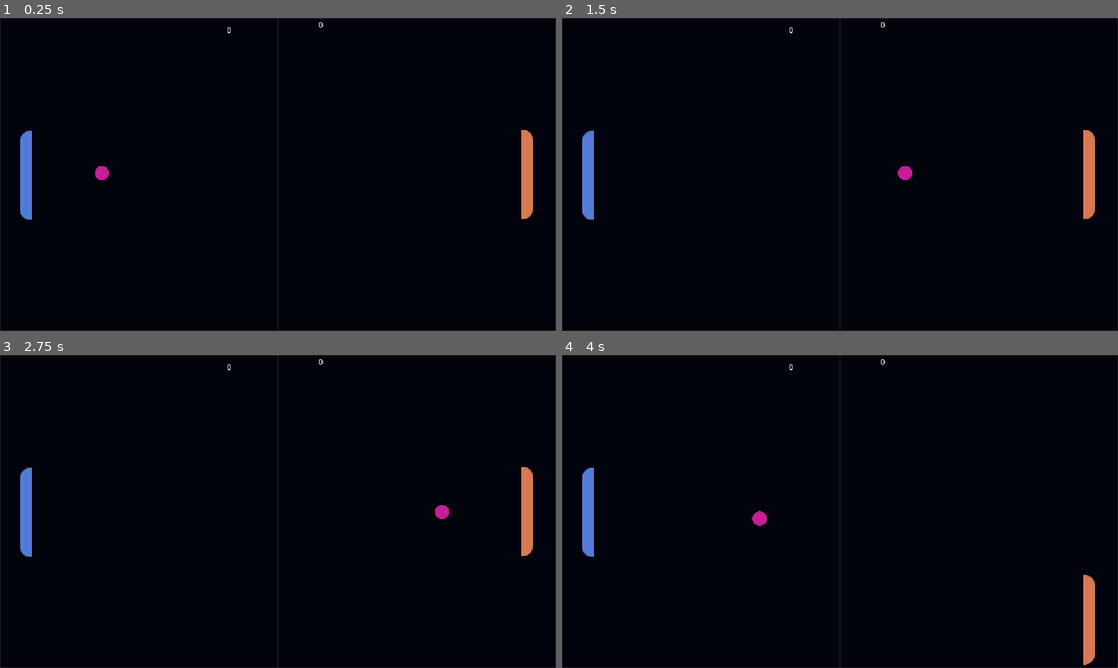
Above: before the commit, frames 1-4 (two rows, left to right).
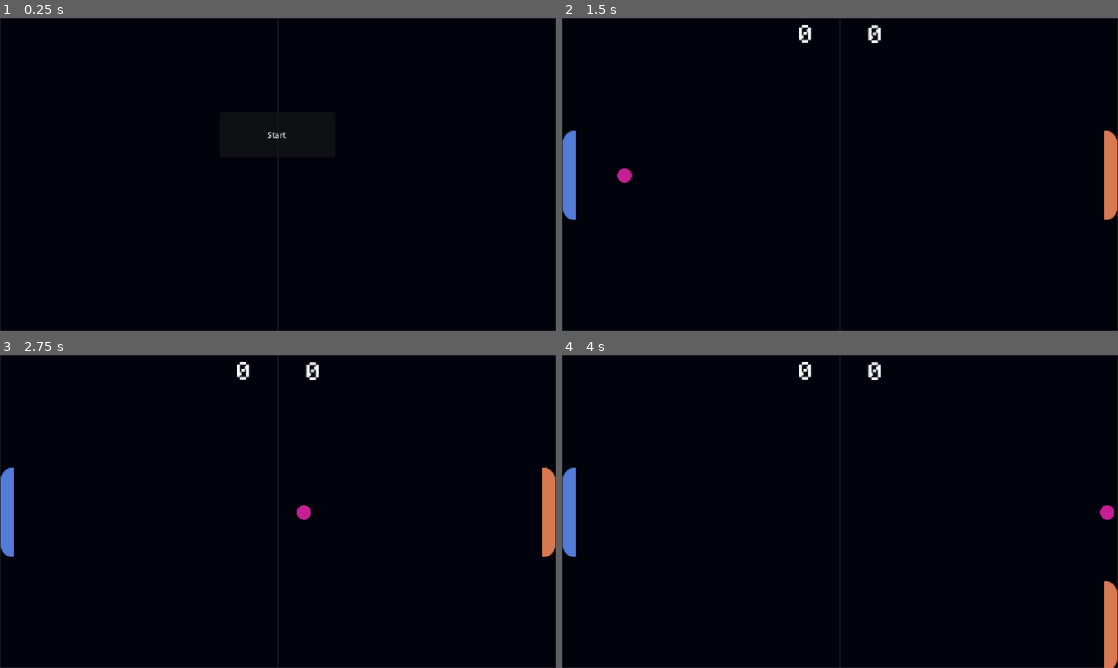
Above: after the commit, the same moments.

Repository: SanaDeghat/Pong
Game: Godot game, scene res://starter_menu.tscn
The game is run twice, just before and just after one commit, with the same random seed, the same clock (stepped at 60 frames per second) and the same inputs. Before the commit the project starts from res://main_page.tscn.
Inputs (mouse positions are in pixels of both pictures, inside the frame that each line leads up to):
- Up to frame 1 (0.25 s): no input
- Up to frame 2 (1.5 s): click (840, 133) at 0.5 s, where only the run after the commit has a clickable "Start"; click (901, 133) at 1.25 s, where only the run after the commit has a clickable "2 player"
- Up to frame 3 (2.75 s): tap Enter at 2 s; move the mouse to (400, 495) at 2.02 s; hold Right from 2.03 s (still down); tap S (p2_down) at 2.1 s; click (400, 495) at 2.17 s; tap W (p2_up) at 2.3 s
- Up to frame 4 (4 s): move the mouse to (728, 527) at 2.77 s; release Right at 2.78 s; hold Down (ui_down) 2.78-3.53 s; tap W (p2_up) at 2.85, 3.8 s; tap S (p2_down) at 3.05, 3.6 s; move the mouse to (895, 442) at 3.52 s; hold Right from 3.53 s (still down)

The runs differ from the first frame. In frame 1, 1.3% of the frame differs, in the area x 3-96%, y 1-65%; in frame 2, 2.9%, in the area x 0-100%, y 1-65%; in frame 3, 2.9%; in frame 4, 2.9%.

Commit message:
added option for 1 player
Ai sti;ll needs work tho:D Like lots rn its too perfect

Diff:
--- a/pong/ball.gd
+++ b/pong/ball.gd
@@ -15,11 +15,12 @@
 
 func reset( location :int) :
 	if (location<0):
-		position.x= 0
 		dirx = 1
 	else:
-		position.x= 900
 		dirx = -1
+	position.x=450
+	position.y=0
+	velocity.y=0
 	score.emit(location)
 func _on_area_2d_body_entered(body: Node2D) -> void:
 	dirx*=-1
--- a/pong/character_body_2d_2.gd
+++ b/pong/character_body_2d_2.gd
@@ -1,5 +1,6 @@
 extends CharacterBody2D
 
+@onready var ball: CharacterBody2D = $"../Ball"
 
 const SPEED = 700.0
 
@@ -7,11 +8,14 @@
 func _physics_process(delta: float) -> void:
 		# Get the input direction and handle the movement/deceleration.
 	# As good practice, you should replace UI actions with custom gameplay actions.
-	var direction := Input.get_axis("p2_up", "p2_down")
-	if direction:
-		velocity.y = direction * SPEED
+	if Global.playerNum==2:
+		var direction := Input.get_axis("p2_up", "p2_down")
+		if direction:
+			velocity.y = direction * SPEED
+		else:
+			velocity.y = move_toward(velocity.y, 0, SPEED)
 	else:
-		velocity.y = move_toward(velocity.y, 0, SPEED)
+		position.y=ball.position.y
 
 	move_and_slide()
 	position.y = clamp(position.y, -230, 235)
--- /dev/null
+++ b/pong/global.gd
@@ -0,0 +1,11 @@
+extends Node
+var playerNum=1;
+
+# Called when the node enters the scene tree for the first time.
+func _ready() -> void:
+	pass # Replace with function body.
+
+
+# Called every frame. 'delta' is the elapsed time since the previous frame.
+func _process(delta: float) -> void:
+	pass
--- a/pong/main_page.tscn
+++ b/pong/main_page.tscn
@@ -9,13 +9,14 @@
 [ext_resource type="Script" uid="uid://c5ktme8hejuti" path="res://ball.gd" id="6_btl6j"]
 [ext_resource type="Texture2D" uid="uid://yvr31h8u2yoa" path="res://assets/Ball.png" id="6_pbtym"]
 [ext_resource type="Script" uid="uid://cg7lrdcql5mn5" path="res://ScoreBoard.gd" id="9_anrpf"]
+[ext_resource type="FontFile" uid="uid://bwy6rhh6dafv2" path="res://assets/Minecraft.ttf" id="9_vws38"]
 [ext_resource type="Script" uid="uid://cb2s1g5hv38wl" path="res://orange_score.gd" id="10_aihjp"]
+
+[sub_resource type="RectangleShape2D" id="RectangleShape2D_pbtym"]
+size = Vector2(24, 190)
 
 [sub_resource type="RectangleShape2D" id="RectangleShape2D_75dro"]
 size = Vector2(28, 186)
-
-[sub_resource type="RectangleShape2D" id="RectangleShape2D_pbtym"]
-size = Vector2(24, 190)
 
 [sub_resource type="CircleShape2D" id="CircleShape2D_q3b50"]
 radius = 16.03122
@@ -29,58 +30,65 @@
 scale = Vector2(1.4364089, 1.4241759)
 texture = ExtResource("1_75dro")
 
-[node name="CharacterBody2D" type="CharacterBody2D" parent="." unique_id=1375709547]
-position = Vector2(-44, 11)
+[node name="blueBoard" type="CharacterBody2D" parent="." unique_id=1567562501]
+script = ExtResource("3_5mpow")
+
+[node name="Sprite2D" type="Sprite2D" parent="blueBoard" unique_id=1373750807]
+position = Vector2(16, 326.00003)
+scale = Vector2(1.55, 1.55)
+texture = ExtResource("2_q3btt")
+
+[node name="CollisionShape2D" type="CollisionShape2D" parent="blueBoard" unique_id=479523137]
+position = Vector2(15, 328)
+shape = SubResource("RectangleShape2D_pbtym")
+
+[node name="orangeBoard" type="CharacterBody2D" parent="." unique_id=1375709547]
 script = ExtResource("1_j0gr7")
 
-[node name="Sprite2D" type="Sprite2D" parent="CharacterBody2D" unique_id=459063881]
-position = Vector2(1135.9999, 313.00003)
+[node name="Sprite2D" type="Sprite2D" parent="orangeBoard" unique_id=459063881]
+position = Vector2(1136, 326)
 scale = Vector2(1.55, 1.55)
 texture = ExtResource("2_5mpow")
 
-[node name="CollisionShape2D" type="CollisionShape2D" parent="CharacterBody2D" unique_id=2123445351]
-position = Vector2(1135, 315)
+[node name="CollisionShape2D" type="CollisionShape2D" parent="orangeBoard" unique_id=2123445351]
+position = Vector2(1135, 326)
 shape = SubResource("RectangleShape2D_75dro")
-
-[node name="CharacterBody2D2" type="CharacterBody2D" parent="." unique_id=1567562501]
-position = Vector2(33, 0)
-script = ExtResource("3_5mpow")
-
-[node name="Sprite2D" type="Sprite2D" parent="CharacterBody2D2" unique_id=1373750807]
-position = Vector2(21.00003, 326.00003)
-scale = Vector2(1.55, 1.55)
-texture = ExtResource("2_q3btt")
-
-[node name="CollisionShape2D" type="CollisionShape2D" parent="CharacterBody2D2" unique_id=479523137]
-position = Vector2(22, 327)
-shape = SubResource("RectangleShape2D_pbtym")
 
 [node name="Ball" type="CharacterBody2D" parent="." unique_id=193951003]
 script = ExtResource("6_btl6j")
 
 [node name="Sprite2D" type="Sprite2D" parent="Ball" unique_id=47610442]
-position = Vector2(111, 321)
+position = Vector2(63, 326)
 texture = ExtResource("6_pbtym")
 
 [node name="Area2D" type="Area2D" parent="Ball" unique_id=934225098]
 
 [node name="CollisionShape2D" type="CollisionShape2D" parent="Ball/Area2D" unique_id=1571522813]
-position = Vector2(111, 321)
+position = Vector2(63, 326)
 shape = SubResource("CircleShape2D_q3b50")
 
 [node name="blue_score" type="Label" parent="." unique_id=789994006]
-offset_left = 470.0
-offset_top = 13.0
-offset_right = 564.0
-offset_bottom = 99.0
+offset_left = 433.0
+offset_top = 1.0
+offset_right = 577.0
+offset_bottom = 76.0
+theme_override_fonts/font = ExtResource("9_vws38")
+theme_override_font_sizes/font_size = 50
 text = "0"
+horizontal_alignment = 1
+vertical_alignment = 1
 script = ExtResource("9_anrpf")
 
 [node name="orange_score" type="Label" parent="." unique_id=1956572431]
-offset_left = 660.0
+offset_left = 578.0
 offset_top = 2.0
-offset_right = 714.0
-offset_bottom = 40.0
+offset_right = 720.0
+offset_bottom = 77.0
+theme_override_fonts/font = ExtResource("9_vws38")
+theme_override_font_sizes/font_size = 50
+text = "0"
+horizontal_alignment = 1
+vertical_alignment = 1
 script = ExtResource("10_aihjp")
 
 [connection signal="score" from="Ball" to="." method="_ball_score"]
--- /dev/null
+++ b/pong/one_player.gd
@@ -0,0 +1,15 @@
+extends Button
+
+
+# Called when the node enters the scene tree for the first time.
+func _ready() -> void:
+	pass # Replace with function body.
+
+
+# Called every frame. 'delta' is the elapsed time since the previous frame.
+func _process(delta: float) -> void:
+	pass
+
+
+func _on_node_2d_choose_player_amount() -> void:
+	visible=true
--- a/pong/project.godot
+++ b/pong/project.godot
@@ -11,9 +11,13 @@
 [application]
 
 config/name="Pong"
-run/main_scene="res://main_page.tscn"
+run/main_scene="uid://b2cwxuharntt2"
 config/features=PackedStringArray("4.6", "GL Compatibility")
 config/icon="res://icon.svg"
+
+[autoload]
+
+Global="*uid://bea8oa4pngcf5"
 
 [display]
 
--- /dev/null
+++ b/pong/startButton.gd
@@ -0,0 +1,15 @@
+extends Button
+
+
+# Called when the node enters the scene tree for the first time.
+func _ready() -> void:
+	pass # Replace with function body.
+
+
+# Called every frame. 'delta' is the elapsed time since the previous frame.
+func _process(delta: float) -> void:
+	pass
+
+
+func _on_pressed() -> void:
+	visible = false
--- /dev/null
+++ b/pong/starter_menu.gd
@@ -0,0 +1,26 @@
+extends Node2D
+
+signal choosePlayerAmount()
+# Called when the node enters the scene tree for the first time.
+func _ready() -> void:
+	pass # Replace with function body.
+
+
+# Called every frame. 'delta' is the elapsed time since the previous frame.
+func _process(delta: float) -> void:
+	pass
+
+
+func _on_start_pressed() -> void:
+	choosePlayerAmount.emit()
+
+
+
+func _on_one_player_pressed() -> void:
+	Global.playerNum=1;
+	get_tree().change_scene_to_file("res://main_page.tscn")
+
+
+func _on_two_player_pressed() -> void:
+	Global.playerNum=2
+	get_tree().change_scene_to_file("res://main_page.tscn")
--- /dev/null
+++ b/pong/starter_menu.tscn
@@ -0,0 +1,48 @@
+[gd_scene format=3 uid="uid://b2cwxuharntt2"]
+
+[ext_resource type="Script" uid="uid://b02r21b2kr8o5" path="res://starter_menu.gd" id="1_thjnl"]
+[ext_resource type="Texture2D" uid="uid://ccvu66v50xu03" path="res://assets/Board.png" id="2_qbbcb"]
+[ext_resource type="Script" uid="uid://db0y5nh6b27v4" path="res://one_player.gd" id="3_3tlw5"]
+[ext_resource type="Script" uid="uid://bb1t7op7ex5fp" path="res://startButton.gd" id="3_baj63"]
+[ext_resource type="Script" uid="uid://eliecyt1b6ka" path="res://two_player.gd" id="4_baj63"]
+
+[node name="Node2D" type="Node2D" unique_id=114162151]
+script = ExtResource("1_thjnl")
+
+[node name="background" type="Sprite2D" parent="." unique_id=162304887]
+position = Vector2(575.99994, 324.00003)
+scale = Vector2(1.4364088, 1.4241757)
+texture = ExtResource("2_qbbcb")
+
+[node name="startButton" type="Button" parent="." unique_id=1771976872]
+offset_left = 455.0
+offset_top = 195.0
+offset_right = 695.0
+offset_bottom = 288.0
+text = "Start "
+script = ExtResource("3_baj63")
+
+[node name="onePlayer" type="Button" parent="." unique_id=384047345]
+visible = false
+offset_left = 333.0
+offset_top = 192.0
+offset_right = 539.0
+offset_bottom = 288.0
+text = "1 player"
+script = ExtResource("3_3tlw5")
+
+[node name="twoPlayer" type="Button" parent="." unique_id=66213483]
+visible = false
+offset_left = 609.0
+offset_top = 194.0
+offset_right = 799.0
+offset_bottom = 287.0
+text = "2 player"
+script = ExtResource("4_baj63")
+
+[connection signal="choosePlayerAmount" from="." to="onePlayer" method="_on_node_2d_choose_player_amount"]
+[connection signal="choosePlayerAmount" from="." to="twoPlayer" method="_on_node_2d_choose_player_amount"]
+[connection signal="pressed" from="startButton" to="." method="_on_start_pressed"]
+[connection signal="pressed" from="startButton" to="startButton" method="_on_pressed"]
+[connection signal="pressed" from="onePlayer" to="." method="_on_one_player_pressed"]
+[connection signal="pressed" from="twoPlayer" to="." method="_on_two_player_pressed"]
--- /dev/null
+++ b/pong/two_player.gd
@@ -0,0 +1,15 @@
+extends Button
+
+
+# Called when the node enters the scene tree for the first time.
+func _ready() -> void:
+	pass # Replace with function body.
+
+
+# Called every frame. 'delta' is the elapsed time since the previous frame.
+func _process(delta: float) -> void:
+	pass
+
+
+func _on_node_2d_choose_player_amount() -> void:
+	visible=true
Binary file added: pong/assets/Minecraft.ttf
Not shown, added: pong/assets/Minecraft.ttf.import
Binary file removed: pong/assets/ScoreBar.png
Not shown, removed: pong/assets/ScoreBar.png.import
Not shown, added: pong/global.gd.uid
Not shown, added: pong/one_player.gd.uid
Not shown, added: pong/startButton.gd.uid
Not shown, added: pong/starter_menu.gd.uid
Not shown, added: pong/two_player.gd.uid
